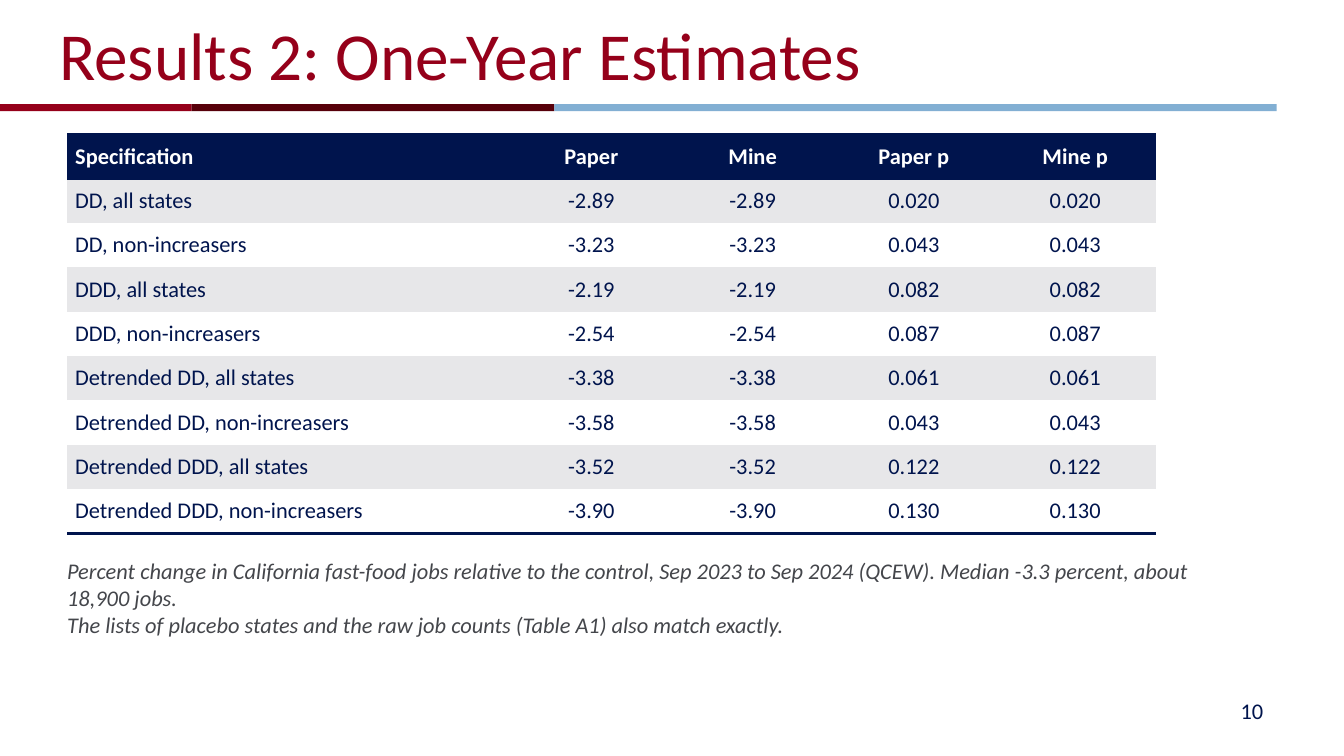
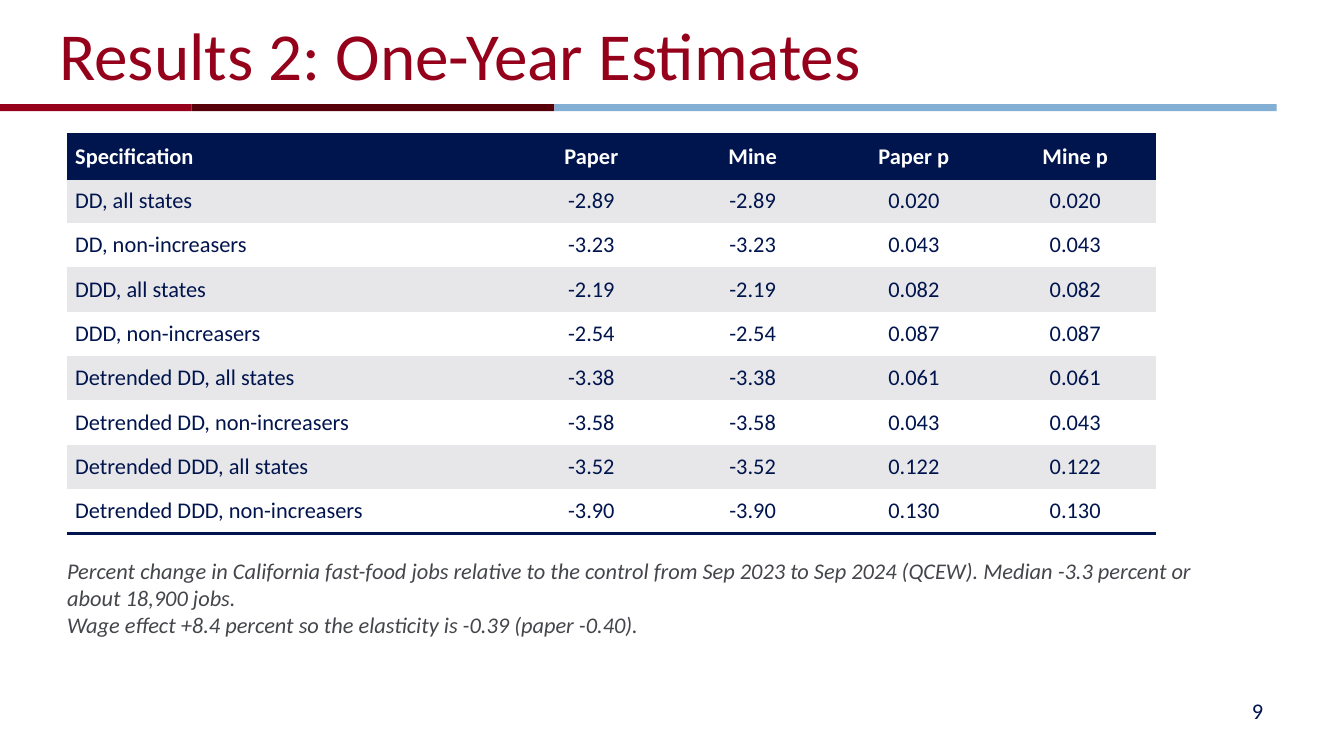
Before and after one commit to NitinLodha2812/stat5200-fastfood-replication, a slide deck: slide 9 of presentation/replication_presentation.pptx (slide 10 before the commit). Drawn at 1344x756 pixels with LibreOffice and Linux fonts; fonts in the diff are those of the drawing; background and template pictures are left out. Boxes give left, top, right and bottom in pixels: in the first picture for what was removed or moved away, otherwise in the second. Text is boxed around its words. In the diff, an @@ line names an element or a change of style, - is before the commit and + after.

```diff
--- a/presentation/replication_presentation.pptx
+++ b/presentation/replication_presentation.pptx
@@ text at (x1=67, y1=563, x2=1191, y2=637): text changed @@
-Percent change in California fast-food jobs relative to the control, Sep 2023 to Sep 2024 (QCEW). Median -3.3 percent, about 18,900 jobs.
-The lists of placebo states and the raw job counts (Table A1) also match exactly.
+Percent change in California fast-food jobs relative to the control from Sep 2023 to Sep 2024 (QCEW). Median -3.3 percent or about 18,900 jobs.
+Wage effect +8.4 percent so the elasticity is -0.39 (paper -0.40).
@@ page number at (x1=1252, y1=704, x2=1263, y2=719): text changed @@
-10
+9
```
Also in this commit, not shown: 10 other slides changed, 5 slides removed, 2 other files.
